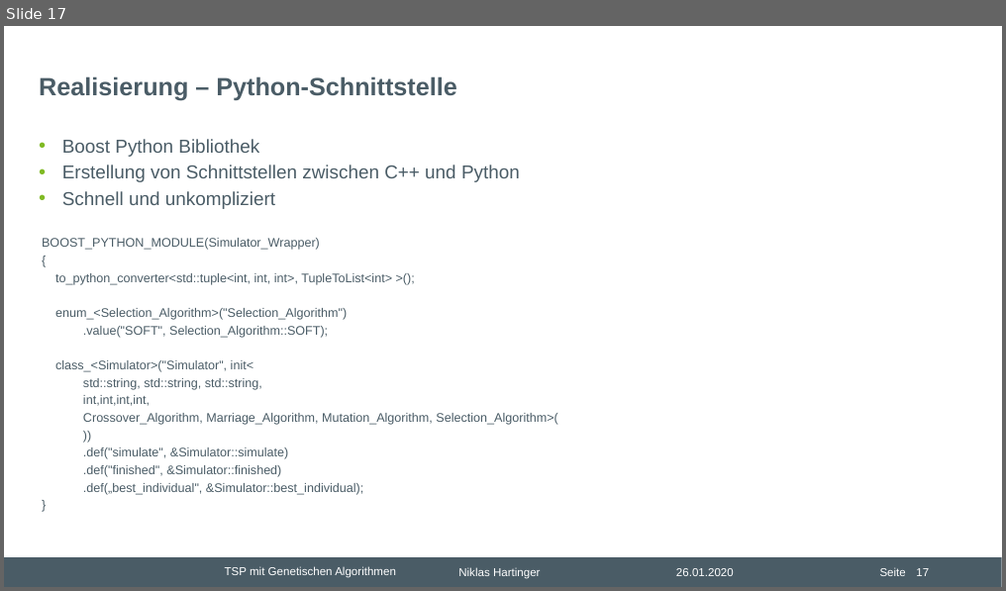
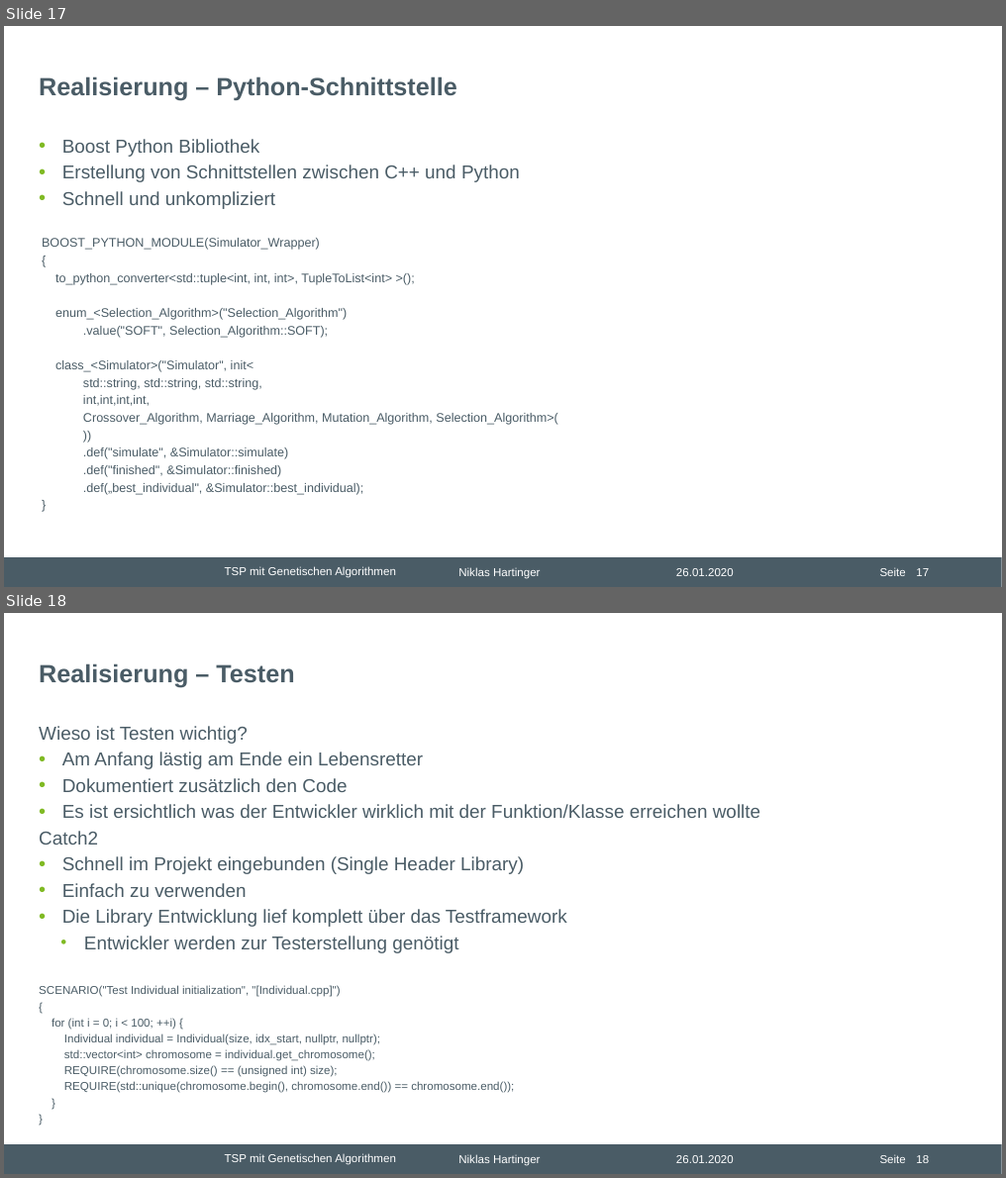
Before and after one commit to nhrt/Genetic-Algorithms, a slide deck: Projektvortrag/Präsentation Projektvortrag.pptx. Shown one above the other, each under a label of ours: slide 17 before the commit, slides 17 and 18 after it. The pictures are 1006x591 and 1006x1178 pixels, drawn with LibreOffice and Linux fonts; fonts in the diff are those of the drawing; background and template pictures are left out. Boxes give left, top, right and bottom in pixels: in the first picture for what was removed or moved away, otherwise in the second. Text is boxed around its words. In the diff, an @@ line names an element or a change of style, - is before the commit and + after.

```diff
--- a/Projektvortrag/Präsentation Projektvortrag.pptx
+++ b/Projektvortrag/Präsentation Projektvortrag.pptx
@@ slide 18 added at (4,613,1002,1174), background #FFFFFF; not listed: 6 template elements that a slide beside it also shows @@
@@ title added at (39,663,294,688), 24 pt, text #4A5C66, bold @@
+Realisierung – Testen
@@ text added at (39,726,760,954), 18 pt, text #4A5C66 @@
+Wieso ist Testen wichtig?
+• Am Anfang lästig am Ende ein Lebensretter
+• Dokumentiert zusätzlich den Code
+• Es ist ersichtlich was der Entwickler wirklich mit der Funktion/Klasse erreichen wollte
+Catch2
+• Schnell im Projekt eingebunden (Single Header Library)
+• Einfach zu verwenden
+• Die Library Entwicklung lief komplett über das Testframework
+  • Entwickler werden zur Testerstellung genötigt
@@ text added at (39,985,514,1093), 11 pt, text #4A5C66 @@
+SCENARIO("Test Individual initialization", "[Individual.cpp]")
+{
+for (int i = 0; i < 100; ++i) {
+Individual individual = Individual(size, idx_start, nullptr, nullptr);
+std::vector<int> chromosome = individual.get_chromosome();
+REQUIRE(chromosome.size() == (unsigned int) size);
+REQUIRE(std::unique(chromosome.begin(), chromosome.end()) == chromosome.end());
+}
+}
```
Also in this commit, not shown: 1 other slide added.
